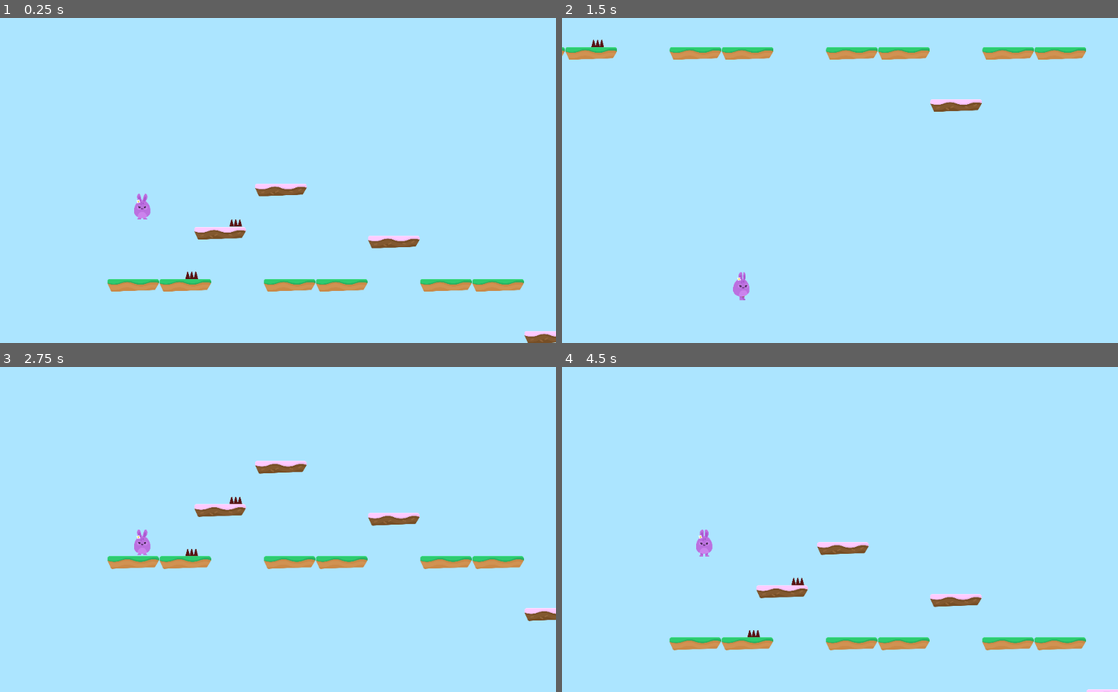
Above: before the commit, frames 1-4 (two rows, left to right).
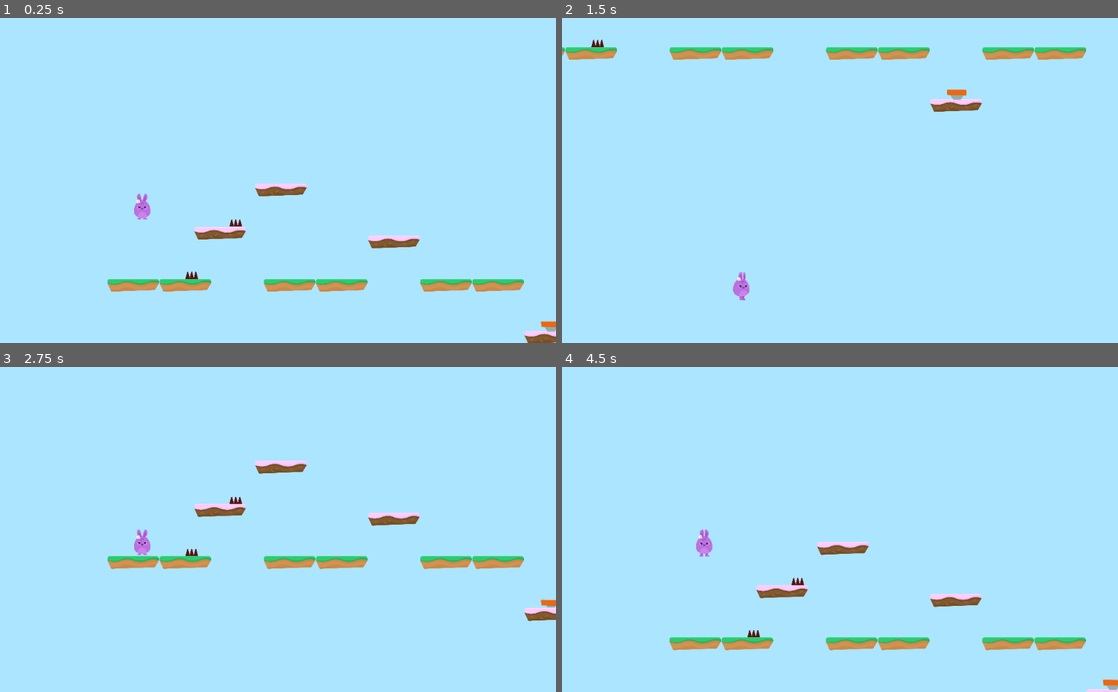
Above: after the commit, the same moments.

Repository: jruizluque/Godot2D_HoppyDays_3.1
Game: Godot game, scene res://Levels/Level1.tscn
The game is run twice, just before and just after one commit, with the same random seed, the same clock (stepped at 60 frames per second) and the same inputs.
Inputs (mouse positions are in pixels of both pictures, inside the frame that each line leads up to):
- Up to frame 1 (0.25 s): no input
- Up to frame 2 (1.5 s): hold D (right) from 0.53 s (still down); tap W (jump) at 0.77 s
- Up to frame 3 (2.75 s): tap W (jump) at 1.52 s; release D (right) at 2 s; click (183, 575) at 2 s
- Up to frame 4 (4.5 s): hold A (left) 2.78-3.53 s; hold D (right) 3.53-4.25 s; tap W (jump) at 3.77 s; click (745, 575) at 4.25 s

The runs differ from the first frame. In frame 1, less than 0.1% of the frame differs, in the area x 97-100%, y 93-97%; in frame 2, less than 0.1%, in the area x 69-73%, y 22-26%; in frame 3, less than 0.1%; in frame 4, less than 0.1%.

Commit message:
Adding Jump Pads

Diff:
--- /dev/null
+++ b/Items/JumpPad.gd
@@ -0,0 +1,6 @@
+extends Area2D
+
+func _on_JumpPad_body_entered(body):
+	if body.has_method("boost"):
+		$AnimationPlayer.play("boost")
+		body.boost()
--- /dev/null
+++ b/Items/JumpPad.tscn
@@ -0,0 +1,57 @@
+[gd_scene load_steps=8 format=2]
+
+[ext_resource path="res://Items/JumpPad.gd" type="Script" id=1]
+[ext_resource path="res://GFX/Items/spring.png" type="Texture" id=2]
+[ext_resource path="res://GFX/Items/spring_in.png" type="Texture" id=3]
+[ext_resource path="res://GFX/Items/spring_out.png" type="Texture" id=4]
+
+[sub_resource type="SpriteFrames" id=1]
+animations = [ {
+"frames": [ ExtResource( 2 ), ExtResource( 3 ) ],
+"loop": true,
+"name": "default",
+"speed": 1.5
+}, {
+"frames": [ ExtResource( 3 ), ExtResource( 4 ) ],
+"loop": false,
+"name": "boost",
+"speed": 2.5
+} ]
+
+[sub_resource type="RectangleShape2D" id=2]
+extents = Vector2( 72.6377, 38.2468 )
+
+[sub_resource type="Animation" id=3]
+resource_name = "boost"
+length = 2.0
+tracks/0/type = "value"
+tracks/0/path = NodePath("AnimatedSprite:animation")
+tracks/0/interp = 1
+tracks/0/loop_wrap = true
+tracks/0/imported = false
+tracks/0/enabled = true
+tracks/0/keys = {
+"times": PoolRealArray( 0, 1.5, 2 ),
+"transitions": PoolRealArray( 1, 1, 1 ),
+"update": 1,
+"values": [ "boost", "boost", "default" ]
+}
+
+[node name="JumpPad" type="Area2D"]
+collision_layer = 8
+script = ExtResource( 1 )
+__meta__ = {
+"_edit_group_": true
+}
+
+[node name="AnimatedSprite" type="AnimatedSprite" parent="."]
+frames = SubResource( 1 )
+playing = true
+
+[node name="CollisionShape2D" type="CollisionShape2D" parent="."]
+position = Vector2( 0.754715, 0.754707 )
+shape = SubResource( 2 )
+
+[node name="AnimationPlayer" type="AnimationPlayer" parent="."]
+anims/boost = SubResource( 3 )
+[connection signal="body_entered" from="." to="." method="_on_JumpPad_body_entered"]
--- a/Levels/Level1.tscn
+++ b/Levels/Level1.tscn
@@ -1,9 +1,10 @@
-[gd_scene load_steps=5 format=2]
+[gd_scene load_steps=6 format=2]
 
 [ext_resource path="res://Player/Player.tscn" type="PackedScene" id=1]
 [ext_resource path="res://Levels/TileSet.tres" type="TileSet" id=2]
 [ext_resource path="res://Hazards/SpikesTop.tscn" type="PackedScene" id=3]
-[ext_resource path="res://SFX/Chiptune_Adventures_1.ogg" type="AudioStream" id=4]
+[ext_resource path="res://Items/JumpPad.tscn" type="PackedScene" id=4]
+[ext_resource path="res://SFX/Chiptune_Adventures_1.ogg" type="AudioStream" id=5]
 
 [node name="Level1" type="Node2D"]
 
@@ -25,7 +26,15 @@
 [node name="SpikesTop2" parent="Hazards" instance=ExtResource( 3 )]
 position = Vector2( 749.477, 1381.72 )
 
+[node name="JumpsPads" type="Node" parent="."]
+
+[node name="JumpPad" parent="JumpsPads" instance=ExtResource( 4 )]
+position = Vector2( 3394.36, 1758.16 )
+
+[node name="JumpPad2" parent="JumpsPads" instance=ExtResource( 4 )]
+position = Vector2( 4259.03, 1053.27 )
+
 [node name="BGM" type="AudioStreamPlayer" parent="."]
-stream = ExtResource( 4 )
+stream = ExtResource( 5 )
 volume_db = -5.0
 autoplay = true
--- a/Player/Player.gd
+++ b/Player/Player.gd
@@ -7,6 +7,7 @@
 const UP = Vector2(0,-1)
 const JUMP_SPEED = 3500
 const WORLD_LIMIT = 4000
+const BOOST_MULTIPLIER = 1.5
 
 var lives = 3
 
@@ -57,3 +58,8 @@
 	$PainSFX.play()
 	if lives < 0:
 		end_game()
+
+func boost():
+	position.y -= 1
+	yield(get_tree(), "idle_frame")
+	motion.y -= JUMP_SPEED * BOOST_MULTIPLIER
--- a/Player/Player.tscn
+++ b/Player/Player.tscn
@@ -15,7 +15,7 @@
 
 [node name="Player" type="KinematicBody2D"]
 position = Vector2( 513.361, 268.987 )
-collision_mask = 6
+collision_mask = 14
 script = ExtResource( 1 )
 __meta__ = {
 "_edit_group_": true
--- a/project.godot
+++ b/project.godot
@@ -43,6 +43,7 @@
 2d_physics/layer_1="Player"
 2d_physics/layer_2="Terrain"
 2d_physics/layer_3="Hazards"
+2d_physics/layer_4="Items"
 
 [rendering]
 
